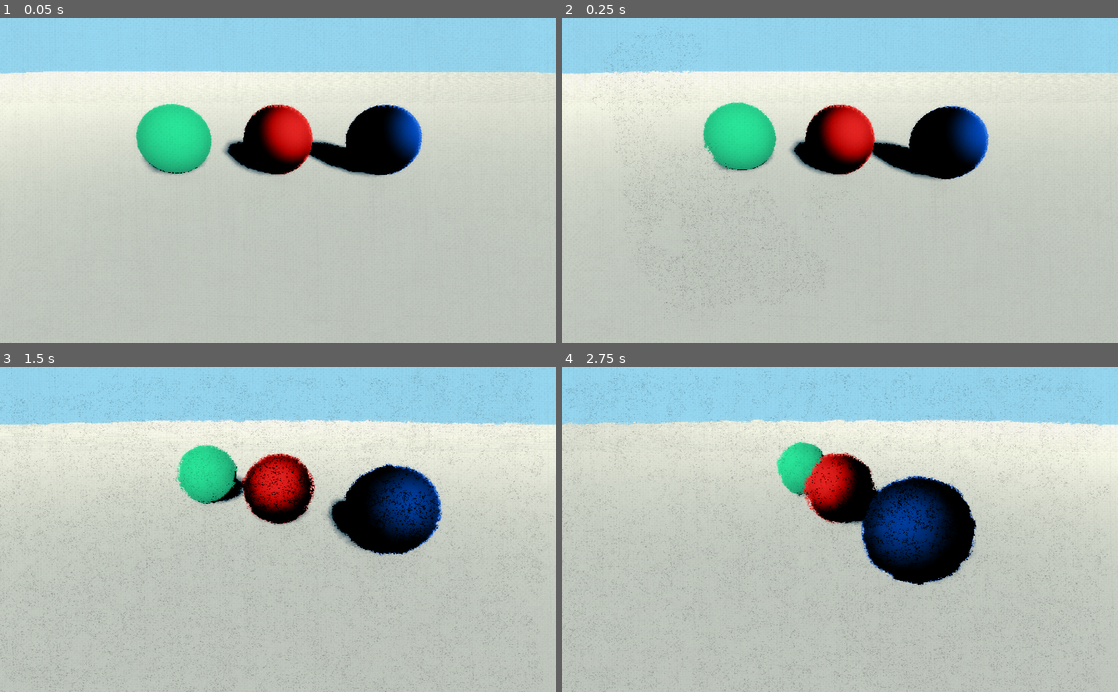
Above: before the commit, frames 1-4 (two rows, left to right).
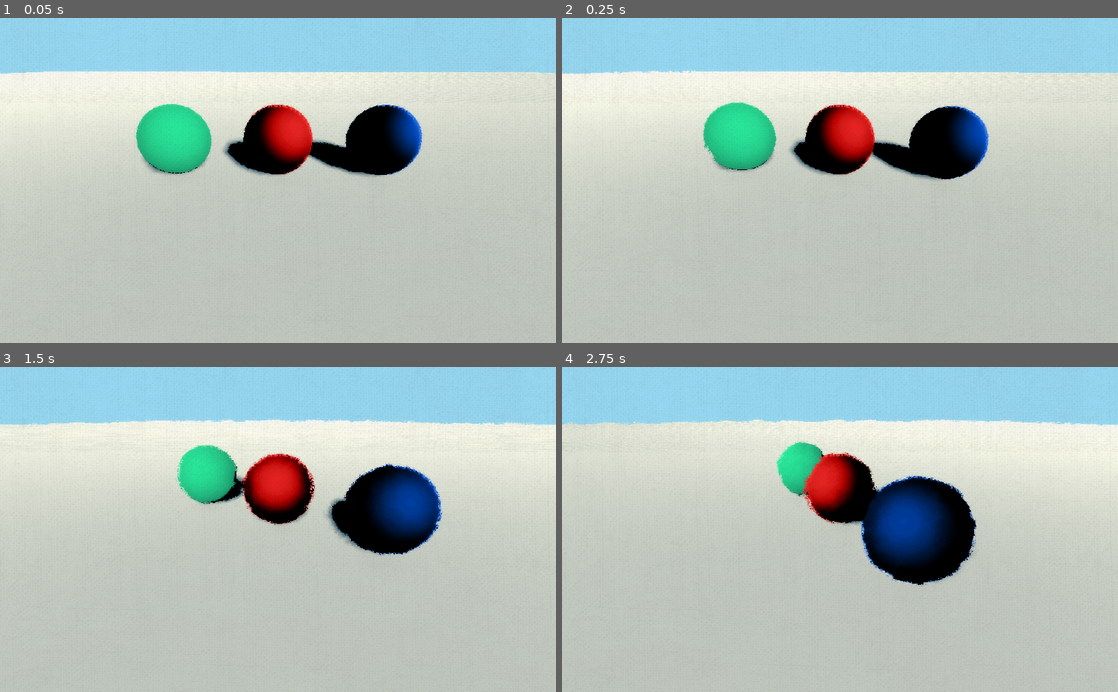
Above: after the commit, the same moments.

Repository: matthewkurnia/schmid
Game: Godot game, scene res://src/renderer/Renderer.tscn
Two runs of this game, one before a commit and one after it. Both use one fixed random seed, a clock stepped at 60 frames per second and the inputs below. The project has no main scene, so this scene is started directly.
Inputs:
- Up to frame 1 (0.05 s): no input
- Up to frame 2 (0.25 s): no input
- Up to frame 3 (1.5 s): no input
- Up to frame 4 (2.75 s): no input

The runs differ from the first frame. In frame 1, less than 0.1% of the frame differs, in the area x 24-28%, y 9-44%; in frame 2, 0.7%; in frame 3, 3.7%, in the area x 0-100%, y 1-100%; in frame 4, 3.2%.

Commit message:
cleanup

Diff:
--- a/src/renderer/Renderer.tscn
+++ b/src/renderer/Renderer.tscn
@@ -91,7 +91,6 @@
 	vec3 source_color = texture(source, SCREEN_UV + 0.004 * vec2(cos(2.0 * PI * angle), sin(2.0 * PI * angle))).rgb;
 	vec3 pigment_color = texture(source, uv).rgb;
 	COLOR.rgb = mix(source_color, pigment_color, pigmentation);
-//	COLOR.rgb = vec3(0);
 
 	// Handle alpha
 	COLOR.a = alpha * texture(stroke_1, UV).a;
@@ -519,7 +518,6 @@
 render_target_update_mode = 3
 
 [node name="AntiNoise" type="TextureRect" parent="StrokesContainer/Viewport"]
-visible = false
 anchor_right = 1.0
 anchor_bottom = 1.0
 texture = SubResource( 21 )
